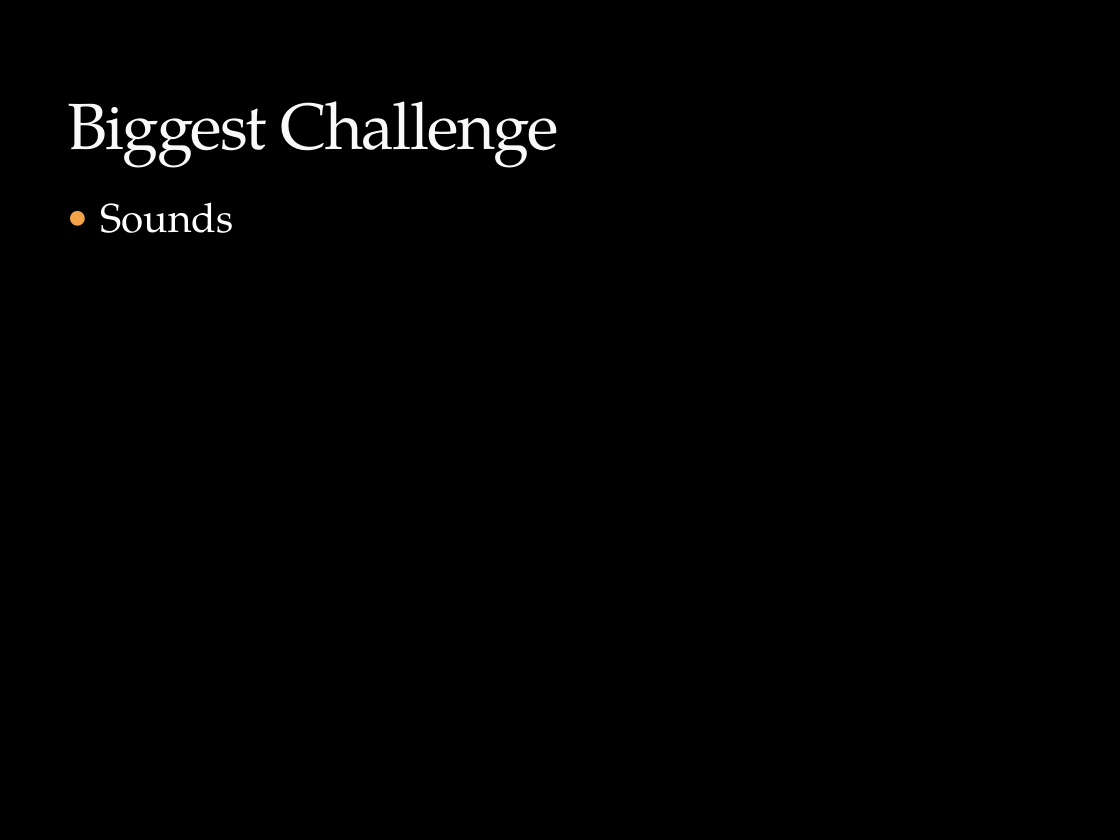
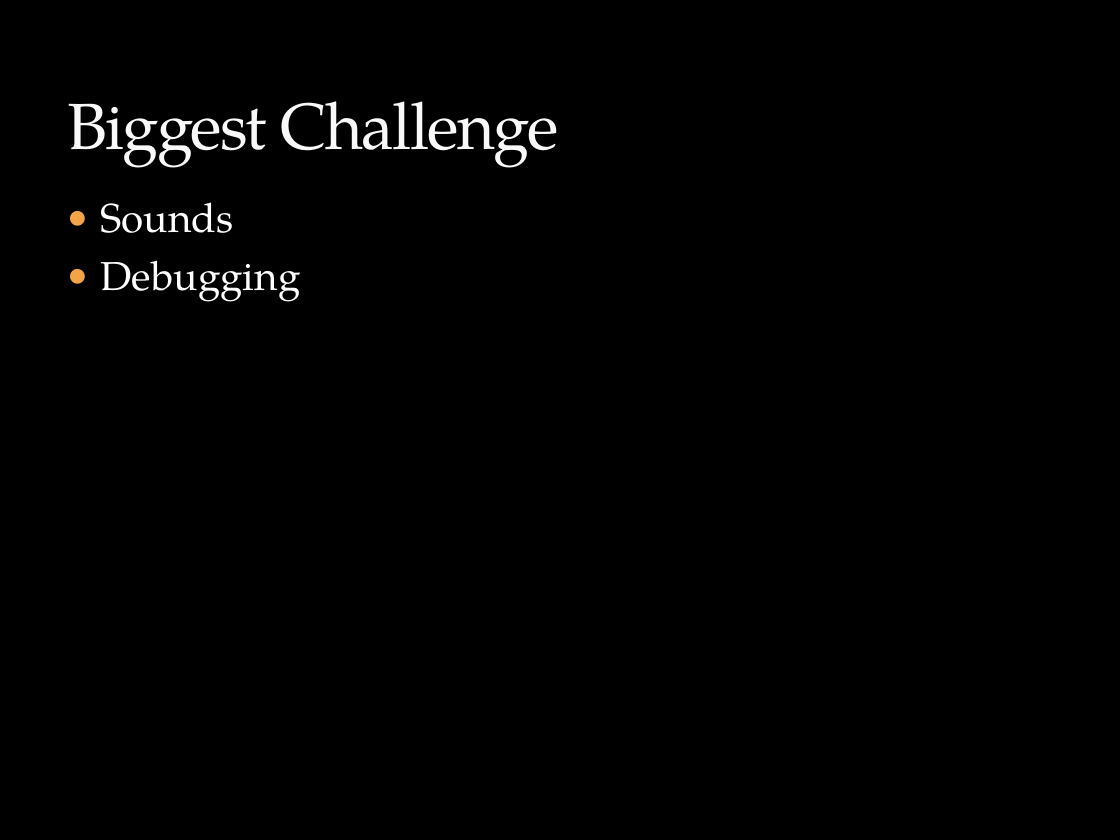
Before and after one commit to dwinings/Grow, a slide deck: slide 6 of CS325 Final Presentation Outline.pptx. Drawn at 1120x840 pixels with LibreOffice and Linux fonts; fonts in the diff are those of the drawing; background and template pictures are left out. Boxes give left, top, right and bottom in pixels: in the first picture for what was removed or moved away, otherwise in the second. Text is boxed around its words. In the diff, an @@ line names an element or a change of style, - is before the commit and + after.

```diff
--- a/CS325 Final Presentation Outline.pptx
+++ b/CS325 Final Presentation Outline.pptx
@@ text at bbox=[101, 260, 301, 302]: paragraph added @@
+● Debugging
```
Also in this commit, not shown: 1 other slide changed.
